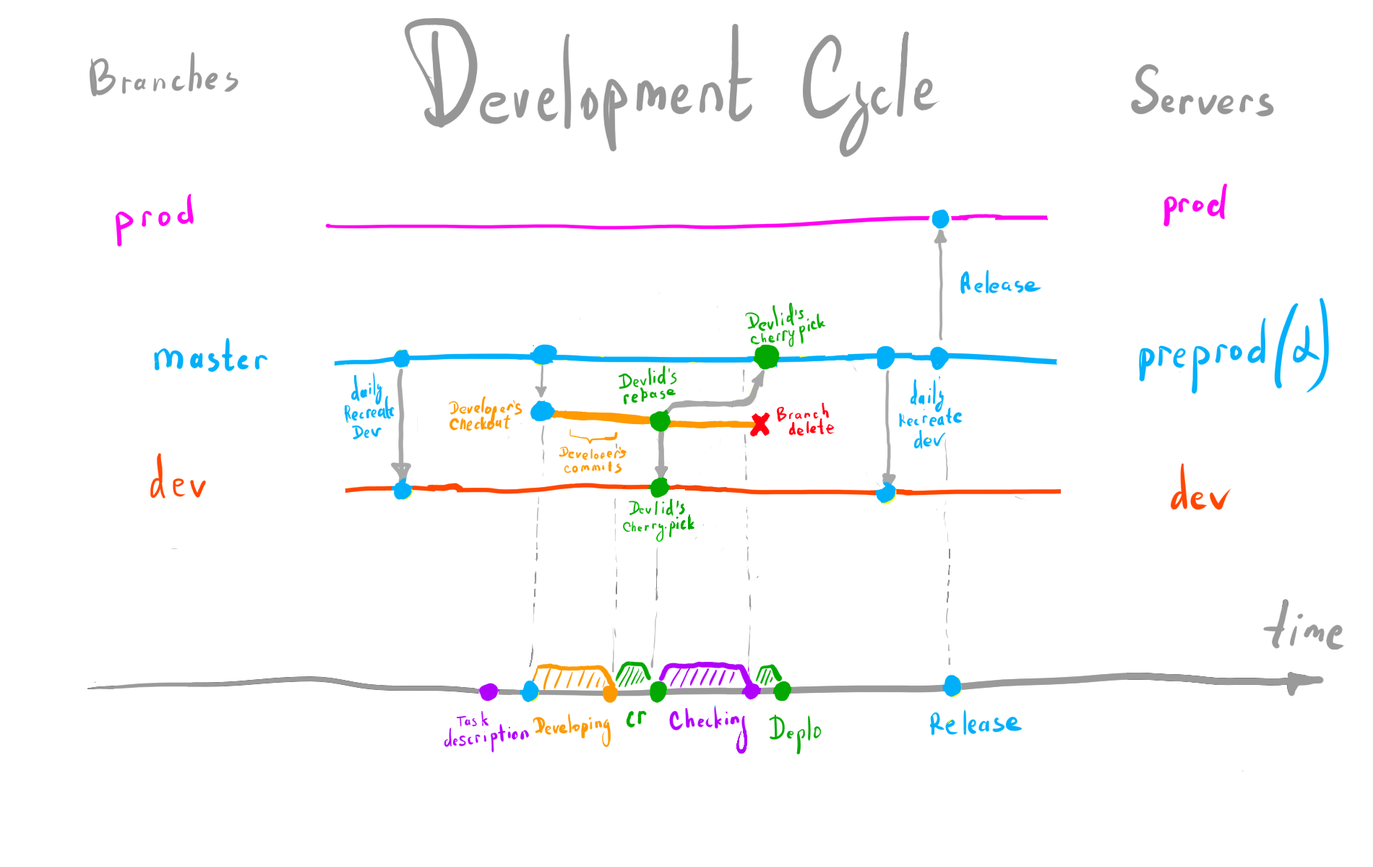
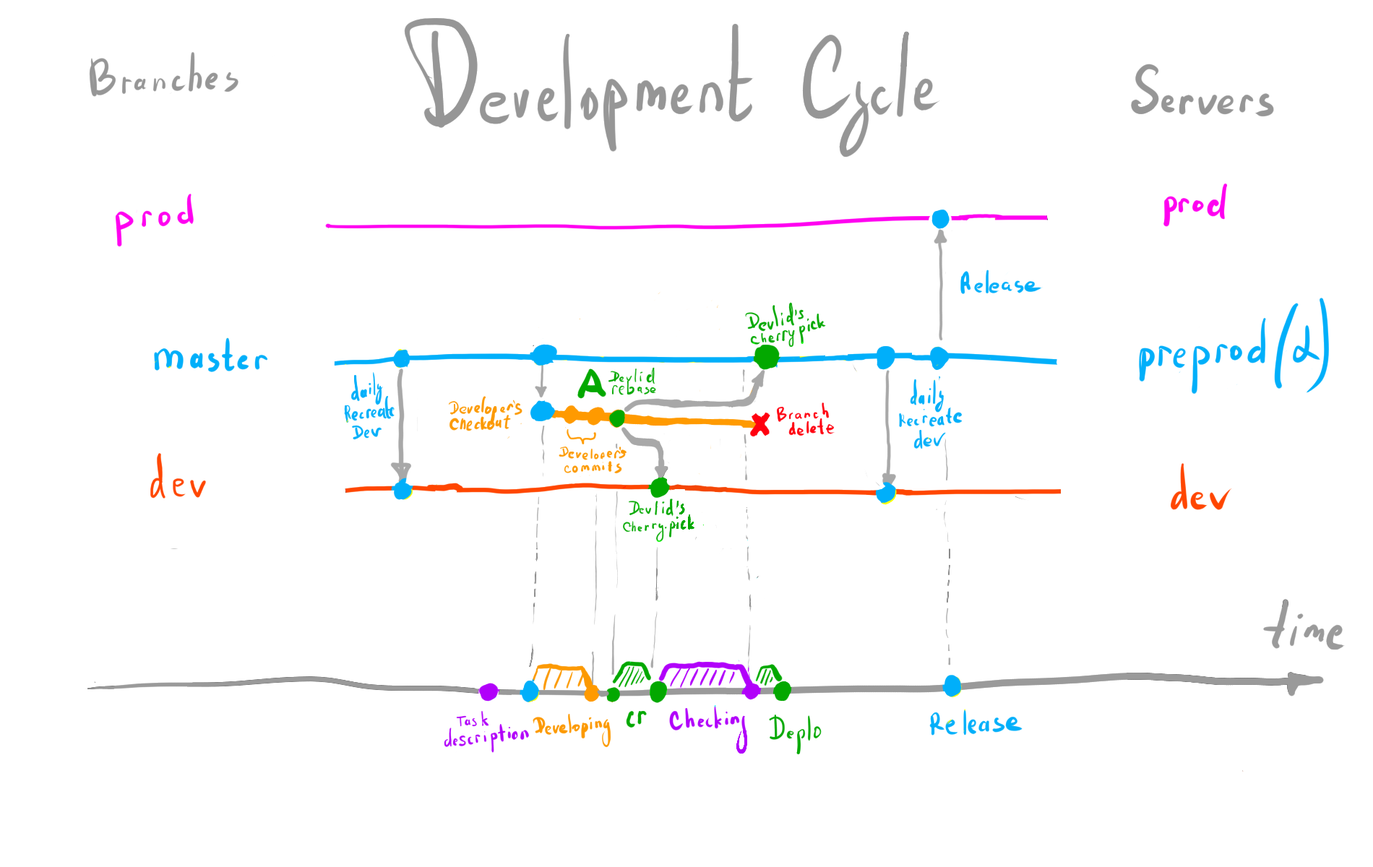
Layered file, before and after one edit (1373 × 867). Changes by layer:
painted on "Layer 1" over [534, 362, 754, 704]
showed "Background" over [534, 362, 754, 704]
